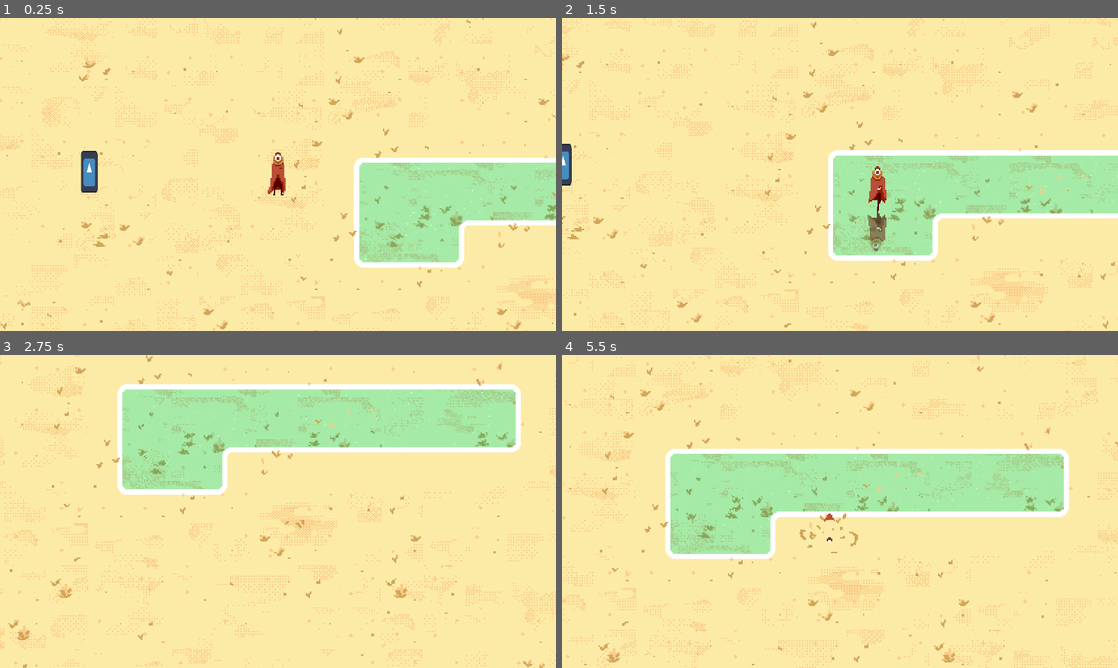
Above: before the commit, frames 1-4 (two rows, left to right).
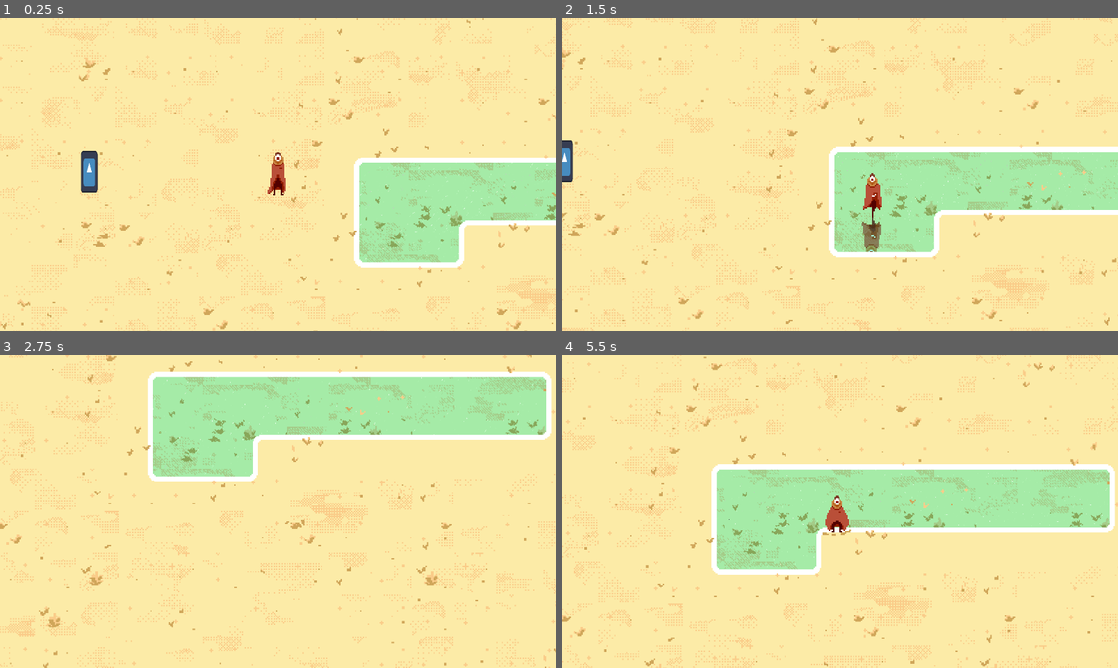
Above: after the commit, the same moments.

Repository: Lukko-Digital/Sift
Game: Godot game, scene res://scenes/main.tscn
Same seed, same stepped clock (60 frames per second), same inputs: the game is played once before the commit and once after it. The engine's default icon, where the game draws it, is replaced by a stand-in: a white triangle on a blue panel in a dark square.
Inputs:
- Up to frame 1 (0.25 s): no input
- Up to frame 2 (1.5 s): hold D (right) 0.53-1.28 s; tap Space (dash) at 0.6, 1.35 s; hold S (down) from 1.28 s (still down)
- Up to frame 3 (2.75 s): release S (down) at 2.03 s; hold D (right) from 2.03 s (still down); tap E (interact) at 2.1 s; tap Space (dash) at 2.3 s
- Up to frame 4 (5.5 s): release D (right) at 2.78 s; hold W (up) 2.78-3.53 s; tap Space (dash) at 2.85, 3.6, 4.55, 5.1 s; hold A (left) 3.53-5.03 s; tap E (interact) at 4.35 s; hold S (down) from 5.03 s (still down)

The runs differ from the first frame. In frame 1, 0.2% of the frame differs, in the area x 64-100%, y 46-78%; in frame 2, 11%; in frame 3, 20%; in frame 4, 23%, in the area x 0-100%, y 0-100%.

Commit message:
adjusted water hitboxes and dashes:

Diff:
--- a/assets/tilemaps/main.tres
+++ b/assets/tilemaps/main.tres
@@ -158,24 +158,24 @@
 11:1/0 = 0
 11:1/0/physics_layer_0/linear_velocity = Vector2(0, 0)
 11:1/0/physics_layer_0/angular_velocity = 0.0
-11:1/0/physics_layer_0/polygon_0/points = PackedVector2Array(16, 4.875, 6.25, 16, -16, 16, -16, -16, 4.75, -16, 16, -16)
+11:1/0/physics_layer_0/polygon_0/points = PackedVector2Array(-16, -16, 16, -16, 16, 7.375, 7.875, 16, -16, 16)
 11:1/0/physics_layer_1/linear_velocity = Vector2(0, 0)
 11:1/0/physics_layer_1/angular_velocity = 0.0
-11:1/0/physics_layer_1/polygon_0/points = PackedVector2Array(16, 4.875, 16, 7.875, 8.75, 16, 4.5, 16)
+11:1/0/physics_layer_1/polygon_0/points = PackedVector2Array(8, 16, 9.625, 8.75, 16, 8.75, 16, 9.5, 10.875, 10.5, 9, 16)
 12:1/0 = 0
 12:1/0/physics_layer_0/linear_velocity = Vector2(0, 0)
 12:1/0/physics_layer_0/angular_velocity = 0.0
-12:1/0/physics_layer_0/polygon_0/points = PackedVector2Array(5.875, 8.25, 16, 6.25, 16, -16, -16, -16, -16, 4.75, -2.375, 4.25)
+12:1/0/physics_layer_0/polygon_0/points = PackedVector2Array(16, -16, 16, 7.875, -16, 7.875, -16, -16)
 12:1/0/physics_layer_1/linear_velocity = Vector2(0, 0)
 12:1/0/physics_layer_1/angular_velocity = 0.0
-12:1/0/physics_layer_1/polygon_0/points = PackedVector2Array(16, 4.625, 16, 7.625, 10, 9.875, -6.5, 6.125, -16, 8.125, -16, 3.125)
+12:1/0/physics_layer_1/polygon_0/points = PackedVector2Array(-16, 8, 16, 7.75, 16, 8.75, -16, 9)
 13:1/0 = 0
 13:1/0/physics_layer_0/linear_velocity = Vector2(0, 0)
 13:1/0/physics_layer_0/angular_velocity = 0.0
-13:1/0/physics_layer_0/polygon_0/points = PackedVector2Array(-4.875, 16, -16, 6.25, -16, -16, 16, -16, 16, 4.75, 16, 16)
+13:1/0/physics_layer_0/polygon_0/points = PackedVector2Array(16, -16, 16, 16, -7.375, 16, -16, 7.875, -16, -16)
 13:1/0/physics_layer_1/linear_velocity = Vector2(0, 0)
 13:1/0/physics_layer_1/angular_velocity = 0.0
-13:1/0/physics_layer_1/polygon_0/points = PackedVector2Array(-4.875, 16, -7.875, 16, -16, 8.75, -16, 4.5)
+13:1/0/physics_layer_1/polygon_0/points = PackedVector2Array(-16, 8, -8.75, 9.625, -8.75, 16, -9.5, 16, -10.5, 10.875, -16, 9)
 14:1/0 = 0
 14:1/0/physics_layer_0/linear_velocity = Vector2(0, 0)
 14:1/0/physics_layer_0/angular_velocity = 0.0
@@ -184,24 +184,24 @@
 15:1/0 = 0
 15:1/0/physics_layer_0/linear_velocity = Vector2(0, 0)
 15:1/0/physics_layer_0/angular_velocity = 0.0
-15:1/0/physics_layer_0/polygon_0/points = PackedVector2Array(-6.5, 16, 16, 16, 16, -6.375, -5, -3.625)
+15:1/0/physics_layer_0/polygon_0/points = PackedVector2Array(16, 16, -7.625, 16, -7.625, -4.75, -4.375, -7.75, 16, -8)
 15:1/0/physics_layer_1/linear_velocity = Vector2(0, 0)
 15:1/0/physics_layer_1/angular_velocity = 0.0
-15:1/0/physics_layer_1/polygon_0/points = PackedVector2Array(16, -4, 16, -7.75, -0.625, -7.25, -6.625, -0.75, -8.125, 16, -3.125, 16, -2.125, 0.75, 3.625, -4)
+15:1/0/physics_layer_1/polygon_0/points = PackedVector2Array(16, -7.625, -7, -6.625, -8, 16, -8.625, 16, -8.125, -7.75, 16, -8.25)
 16:1/0 = 0
 16:1/0/physics_layer_0/linear_velocity = Vector2(0, 0)
 16:1/0/physics_layer_0/angular_velocity = 0.0
-16:1/0/physics_layer_0/polygon_0/points = PackedVector2Array(-5.875, -8.25, -16, -6.25, -16, 16, 16, 16, 16, -4.75, 2.375, -4.25)
+16:1/0/physics_layer_0/polygon_0/points = PackedVector2Array(-16, 16, -16, -7.625, 16, -7.375, 16, 16)
 16:1/0/physics_layer_1/linear_velocity = Vector2(0, 0)
 16:1/0/physics_layer_1/angular_velocity = 0.0
-16:1/0/physics_layer_1/polygon_0/points = PackedVector2Array(-16, -4.625, -16, -7.625, -10, -9.875, 6.5, -6.125, 16, -8.125, 16, -3.125)
+16:1/0/physics_layer_1/polygon_0/points = PackedVector2Array(16, -7.625, -16, -7.75, -16, -8.75, 16, -8.25)
 17:1/0 = 0
 17:1/0/physics_layer_0/linear_velocity = Vector2(0, 0)
 17:1/0/physics_layer_0/angular_velocity = 0.0
-17:1/0/physics_layer_0/polygon_0/points = PackedVector2Array(-16, -6.5, -16, 16, 6.375, 16, 3.625, -5)
+17:1/0/physics_layer_0/polygon_0/points = PackedVector2Array(-16, 16, -16, -7.625, 4.75, -7.625, 7.75, -4.375, 8, 16)
 17:1/0/physics_layer_1/linear_velocity = Vector2(0, 0)
 17:1/0/physics_layer_1/angular_velocity = 0.0
-17:1/0/physics_layer_1/polygon_0/points = PackedVector2Array(4, 16, 7.75, 16, 7.25, -0.625, 0.75, -6.625, -16, -8.125, -16, -3.125, -0.75, -2.125, 4, 3.625)
+17:1/0/physics_layer_1/polygon_0/points = PackedVector2Array(7.625, 16, 6.625, -7, -16, -8, -16, -8.625, 7.75, -8.125, 8.25, 16)
 18:1/0 = 0
 18:1/0/physics_layer_0/linear_velocity = Vector2(0, 0)
 18:1/0/physics_layer_0/angular_velocity = 0.0
@@ -265,17 +265,17 @@
 11:2/0 = 0
 11:2/0/physics_layer_0/linear_velocity = Vector2(0, 0)
 11:2/0/physics_layer_0/angular_velocity = 0.0
-11:2/0/physics_layer_0/polygon_0/points = PackedVector2Array(8.25, -5.875, 6.25, -16, -16, -16, -16, 16, 4.75, 16, 4.25, 2.375)
+11:2/0/physics_layer_0/polygon_0/points = PackedVector2Array(-16, -16, 7.875, -16, 7.875, 16, -16, 16)
 11:2/0/physics_layer_1/linear_velocity = Vector2(0, 0)
 11:2/0/physics_layer_1/angular_velocity = 0.0
-11:2/0/physics_layer_1/polygon_0/points = PackedVector2Array(4.625, -16, 7.625, -16, 9.875, -10, 6.125, 6.5, 8.125, 16, 3.125, 16)
+11:2/0/physics_layer_1/polygon_0/points = PackedVector2Array(8, 16, 7.75, -16, 8.75, -16, 9, 16)
 13:2/0 = 0
 13:2/0/physics_layer_0/linear_velocity = Vector2(0, 0)
 13:2/0/physics_layer_0/angular_velocity = 0.0
-13:2/0/physics_layer_0/polygon_0/points = PackedVector2Array(-8.25, 5.875, -6.25, 16, 16, 16, 16, -16, -4.75, -16, -4.25, -2.375)
+13:2/0/physics_layer_0/polygon_0/points = PackedVector2Array(16, 16, -7.875, 16, -7.875, -16, 16, -16)
 13:2/0/physics_layer_1/linear_velocity = Vector2(0, 0)
 13:2/0/physics_layer_1/angular_velocity = 0.0
-13:2/0/physics_layer_1/polygon_0/points = PackedVector2Array(-4.625, 16, -7.625, 16, -9.875, 10, -6.125, -6.5, -8.125, -16, -3.125, -16)
+13:2/0/physics_layer_1/polygon_0/points = PackedVector2Array(-8, -16, -7.75, 16, -8.75, 16, -9, -16)
 14:2/0 = 0
 14:2/0/physics_layer_0/linear_velocity = Vector2(0, 0)
 14:2/0/physics_layer_0/angular_velocity = 0.0
@@ -284,10 +284,10 @@
 15:2/0 = 0
 15:2/0/physics_layer_0/linear_velocity = Vector2(0, 0)
 15:2/0/physics_layer_0/angular_velocity = 0.0
-15:2/0/physics_layer_0/polygon_0/points = PackedVector2Array(-8.25, 5.875, -6.25, 16, 16, 16, 16, -16, -4.75, -16, -4.25, -2.375)
+15:2/0/physics_layer_0/polygon_0/points = PackedVector2Array(16, 16, -7.625, 16, -7.375, -16, 16, -16)
 15:2/0/physics_layer_1/linear_velocity = Vector2(0, 0)
 15:2/0/physics_layer_1/angular_velocity = 0.0
-15:2/0/physics_layer_1/polygon_0/points = PackedVector2Array(-4.625, 16, -7.625, 16, -9.875, 10, -6.125, -6.5, -8.125, -16, -3.125, -16)
+15:2/0/physics_layer_1/polygon_0/points = PackedVector2Array(-7.625, -16, -7.75, 16, -8.75, 16, -8.25, -16)
 16:2/0 = 0
 16:2/0/physics_layer_0/linear_velocity = Vector2(0, 0)
 16:2/0/physics_layer_0/angular_velocity = 0.0
@@ -297,10 +297,10 @@
 17:2/0 = 0
 17:2/0/physics_layer_0/linear_velocity = Vector2(0, 0)
 17:2/0/physics_layer_0/angular_velocity = 0.0
-17:2/0/physics_layer_0/polygon_0/points = PackedVector2Array(8.25, -5.875, 6.25, -16, -16, -16, -16, 16, 4.75, 16, 4.25, 2.375)
+17:2/0/physics_layer_0/polygon_0/points = PackedVector2Array(-16, -16, 7.625, -16, 7.375, 16, -16, 16)
 17:2/0/physics_layer_1/linear_velocity = Vector2(0, 0)
 17:2/0/physics_layer_1/angular_velocity = 0.0
-17:2/0/physics_layer_1/polygon_0/points = PackedVector2Array(4.625, -16, 7.625, -16, 9.875, -10, 6.125, 6.5, 8.125, 16, 3.125, 16)
+17:2/0/physics_layer_1/polygon_0/points = PackedVector2Array(7.625, 16, 7.75, -16, 8.75, -16, 8.25, 16)
 18:2/0 = 0
 18:2/0/physics_layer_0/linear_velocity = Vector2(0, 0)
 18:2/0/physics_layer_0/angular_velocity = 0.0
@@ -364,24 +364,24 @@
 11:3/0 = 0
 11:3/0/physics_layer_0/linear_velocity = Vector2(0, 0)
 11:3/0/physics_layer_0/angular_velocity = 0.0
-11:3/0/physics_layer_0/polygon_0/points = PackedVector2Array(4.875, -16, 16, -6.25, 16, 16, -16, 16, -16, -4.75, -16, -16)
+11:3/0/physics_layer_0/polygon_0/points = PackedVector2Array(-16, 16, -16, -16, 7.375, -16, 16, -7.875, 16, 16)
 11:3/0/physics_layer_1/linear_velocity = Vector2(0, 0)
 11:3/0/physics_layer_1/angular_velocity = 0.0
-11:3/0/physics_layer_1/polygon_0/points = PackedVector2Array(4.875, -16, 7.875, -16, 16, -8.75, 16, -4.5)
+11:3/0/physics_layer_1/polygon_0/points = PackedVector2Array(16, -8, 8.75, -9.625, 8.75, -16, 9.5, -16, 10.5, -10.875, 16, -9)
 12:3/0 = 0
 12:3/0/physics_layer_0/linear_velocity = Vector2(0, 0)
 12:3/0/physics_layer_0/angular_velocity = 0.0
-12:3/0/physics_layer_0/polygon_0/points = PackedVector2Array(-5.875, -8.25, -16, -6.25, -16, 16, 16, 16, 16, -4.75, 2.375, -4.25)
+12:3/0/physics_layer_0/polygon_0/points = PackedVector2Array(-16, 16, -16, -7.875, 16, -7.875, 16, 16)
 12:3/0/physics_layer_1/linear_velocity = Vector2(0, 0)
 12:3/0/physics_layer_1/angular_velocity = 0.0
-12:3/0/physics_layer_1/polygon_0/points = PackedVector2Array(-16, -4.625, -16, -7.625, -10, -9.875, 6.5, -6.125, 16, -8.125, 16, -3.125)
+12:3/0/physics_layer_1/polygon_0/points = PackedVector2Array(16, -8, -16, -7.75, -16, -8.75, 16, -9)
 13:3/0 = 0
 13:3/0/physics_layer_0/linear_velocity = Vector2(0, 0)
 13:3/0/physics_layer_0/angular_velocity = 0.0
-13:3/0/physics_layer_0/polygon_0/points = PackedVector2Array(-16, -4.875, -6.25, -16, 16, -16, 16, 16, -4.75, 16, -16, 16)
+13:3/0/physics_layer_0/polygon_0/points = PackedVector2Array(16, 16, -16, 16, -16, -7.375, -7.875, -16, 16, -16)
 13:3/0/physics_layer_1/linear_velocity = Vector2(0, 0)
 13:3/0/physics_layer_1/angular_velocity = 0.0
-13:3/0/physics_layer_1/polygon_0/points = PackedVector2Array(-16, -4.875, -16, -7.875, -8.75, -16, -4.5, -16)
+13:3/0/physics_layer_1/polygon_0/points = PackedVector2Array(-8, -16, -9.625, -8.75, -16, -8.75, -16, -9.5, -10.875, -10.5, -9, -16)
 14:3/0 = 0
 14:3/0/physics_layer_0/linear_velocity = Vector2(0, 0)
 14:3/0/physics_layer_0/angular_velocity = 0.0
@@ -390,24 +390,24 @@
 15:3/0 = 0
 15:3/0/physics_layer_0/linear_velocity = Vector2(0, 0)
 15:3/0/physics_layer_0/angular_velocity = 0.0
-15:3/0/physics_layer_0/polygon_0/points = PackedVector2Array(16, 6.5, 16, -16, -6.375, -16, -3.625, 5)
+15:3/0/physics_layer_0/polygon_0/points = PackedVector2Array(16, -16, 16, 7.625, -4.75, 7.625, -7.75, 4.375, -8, -16)
 15:3/0/physics_layer_1/linear_velocity = Vector2(0, 0)
 15:3/0/physics_layer_1/angular_velocity = 0.0
-15:3/0/physics_layer_1/polygon_0/points = PackedVector2Array(-4, -16, -7.75, -16, -7.25, 0.625, -0.75, 6.625, 16, 8.125, 16, 3.125, 0.75, 2.125, -4, -3.625)
+15:3/0/physics_layer_1/polygon_0/points = PackedVector2Array(-7.625, -16, -6.625, 7, 16, 8, 16, 8.625, -7.75, 8.125, -8.25, -16)
 16:3/0 = 0
 16:3/0/physics_layer_0/linear_velocity = Vector2(0, 0)
 16:3/0/physics_layer_0/angular_velocity = 0.0
-16:3/0/physics_layer_0/polygon_0/points = PackedVector2Array(5.875, 8.25, 16, 6.25, 16, -16, -16, -16, -16, 4.75, -2.375, 4.25)
+16:3/0/physics_layer_0/polygon_0/points = PackedVector2Array(16, -16, 16, 7.625, -16, 7.375, -16, -16)
 16:3/0/physics_layer_1/linear_velocity = Vector2(0, 0)
 16:3/0/physics_layer_1/angular_velocity = 0.0
-16:3/0/physics_layer_1/polygon_0/points = PackedVector2Array(16, 4.625, 16, 7.625, 10, 9.875, -6.5, 6.125, -16, 8.125, -16, 3.125)
+16:3/0/physics_layer_1/polygon_0/points = PackedVector2Array(-16, 7.625, 16, 7.75, 16, 8.75, -16, 8.25)
 17:3/0 = 0
 17:3/0/physics_layer_0/linear_velocity = Vector2(0, 0)
 17:3/0/physics_layer_0/angular_velocity = 0.0
-17:3/0/physics_layer_0/polygon_0/points = PackedVector2Array(6.5, -16, -16, -16, -16, 6.375, 5, 3.625)
+17:3/0/physics_layer_0/polygon_0/points = PackedVector2Array(-16, -16, 7.625, -16, 7.625, 4.75, 4.375, 7.75, -16, 8)
 17:3/0/physics_layer_1/linear_velocity = Vector2(0, 0)
 17:3/0/physics_layer_1/angular_velocity = 0.0
-17:3/0/physics_layer_1/polygon_0/points = PackedVector2Array(-16, 4, -16, 7.75, 0.625, 7.25, 6.625, 0.75, 8.125, -16, 3.125, -16, 2.125, -0.75, -3.625, 4)
+17:3/0/physics_layer_1/polygon_0/points = PackedVector2Array(-16, 7.625, 7, 6.625, 8, -16, 8.625, -16, 8.125, 7.75, -16, 8.25)
 18:3/0 = 0
 18:3/0/physics_layer_0/linear_velocity = Vector2(0, 0)
 18:3/0/physics_layer_0/angular_velocity = 0.0
--- a/scenes/main.tscn
+++ b/scenes/main.tscn
@@ -1,16 +1,11 @@
-[gd_scene load_steps=9 format=3 uid="uid://b8md8ehlk518q"]
+[gd_scene load_steps=7 format=3 uid="uid://b8md8ehlk518q"]
 
 [ext_resource type="TileSet" uid="uid://lopijjupr2li" path="res://assets/tilemaps/main.tres" id="1_3rde8"]
 [ext_resource type="PackedScene" uid="uid://btje8wwp2nhiu" path="res://scenes/player.tscn" id="1_6t2e7"]
 [ext_resource type="Material" uid="uid://cuo8oe7uaeecu" path="res://scripts/shaders/water_shader_material.tres" id="2_w6ycg"]
 [ext_resource type="TileSet" uid="uid://cboo0limr35vs" path="res://assets/tilemaps/water.tres" id="3_ibx68"]
-[ext_resource type="Shader" path="res://scripts/shaders/pixelate.gdshader" id="4_3x6ol"]
 [ext_resource type="PackedScene" uid="uid://ci6g6b1e53iui" path="res://scenes/npc.tscn" id="5_ao8yv"]
 [ext_resource type="PackedScene" uid="uid://ccs3flkclj740" path="res://scenes/ui/dialogue_ui.tscn" id="6_lu7ra"]
-
-[sub_resource type="ShaderMaterial" id="ShaderMaterial_443td"]
-shader = ExtResource("4_3x6ol")
-shader_parameter/pixelSize = 4
 
 [node name="main" type="Node2D"]
 
@@ -50,14 +45,6 @@
 layer_1/z_index = 0
 layer_1/tile_data = PackedInt32Array(65542, 131073, 8, 5, 393217, 4, 6, 131073, 7, 65541, 458753, 2, 7, 196609, 7, 8, 3 …(484 unchanged characters)…
 
-[node name="ColorRect" type="ColorRect" parent="Water_Tile"]
-z_index = 6
-material = SubResource("ShaderMaterial_443td")
-offset_left = -767.0
-offset_top = -676.0
-offset_right = 964.0
-offset_bottom = 894.0
-
 [node name="Bg_Tile" type="TileMap" parent="."]
 z_index = -30
 tile_set = ExtResource("1_3rde8")
--- a/scenes/player.tscn
+++ b/scenes/player.tscn
@@ -552,7 +552,7 @@
 position = Vector2(0.54, 5.77)
 texture = ExtResource("2_mi7hx")
 hframes = 163
-frame = 5
+frame = 51
 
 [node name="AnimationPlayer" type="AnimationPlayer" parent="Sprite2D"]
 libraries = {
--- a/scripts/player/player.gd
+++ b/scripts/player/player.gd
@@ -3,7 +3,7 @@
 var mode: String = "Sand"
 
 const RUN_SPEED = 100
-const RUN_ACCEL = 700
+const RUN_ACCEL = 1000
 
 signal mode_switch(_mode: String)
 
--- a/scripts/player/states/attack.gd
+++ b/scripts/player/states/attack.gd
@@ -1,4 +1,4 @@
 class_name Attack
-extends Node
+extends State
 
 var damage: float
--- a/scripts/player/states/idle.gd
+++ b/scripts/player/states/idle.gd
@@ -4,8 +4,11 @@
 const DECEL = 1000.0
 
 func enter():
+	print(2)
 	animation_tree["parameters/playback"].travel("Idle")
-	if abs(character.velocity.x) > abs(character.velocity.y):
+	if character.velocity.length() == 0:
+		pass
+	elif abs(character.velocity.x) > abs(character.velocity.y):
 		animation_tree["parameters/Idle/blend_position"] = Vector2(character.velocity.x / abs(character.velocity.x), 0)
 	else:
 		animation_tree["parameters/Idle/blend_position"] = Vector2(0, character.velocity.y / abs(character.velocity.y))
--- a/scripts/player/water_dash.gd
+++ b/scripts/player/water_dash.gd
@@ -12,6 +12,7 @@
 func enter():
 	time = 0.3
 	stopping = false
+
 	character.velocity = character.velocity.normalized() * dash_speed
 #	animation_tree["parameters/playback"].travel("WaterDash")
 
Not shown: 1 places in assets/tilemaps/main.tres that only renumber resources
Not shown: 1 places in assets/tilemaps/water.tres that only renumber resources
Not shown: 1 places in scenes/player.tscn that only renumber resources
